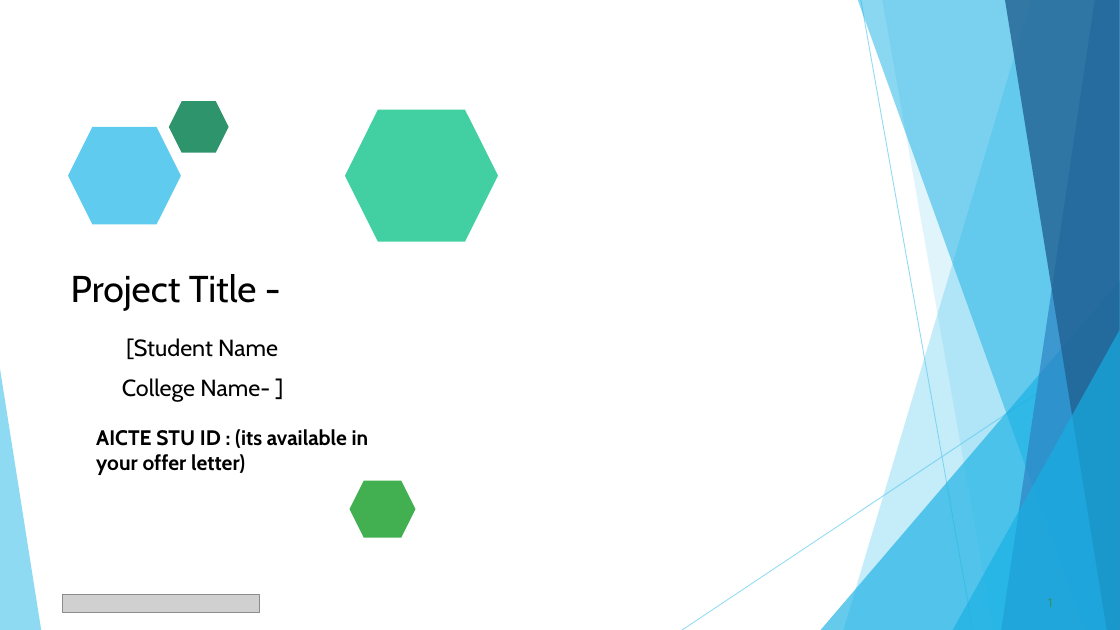
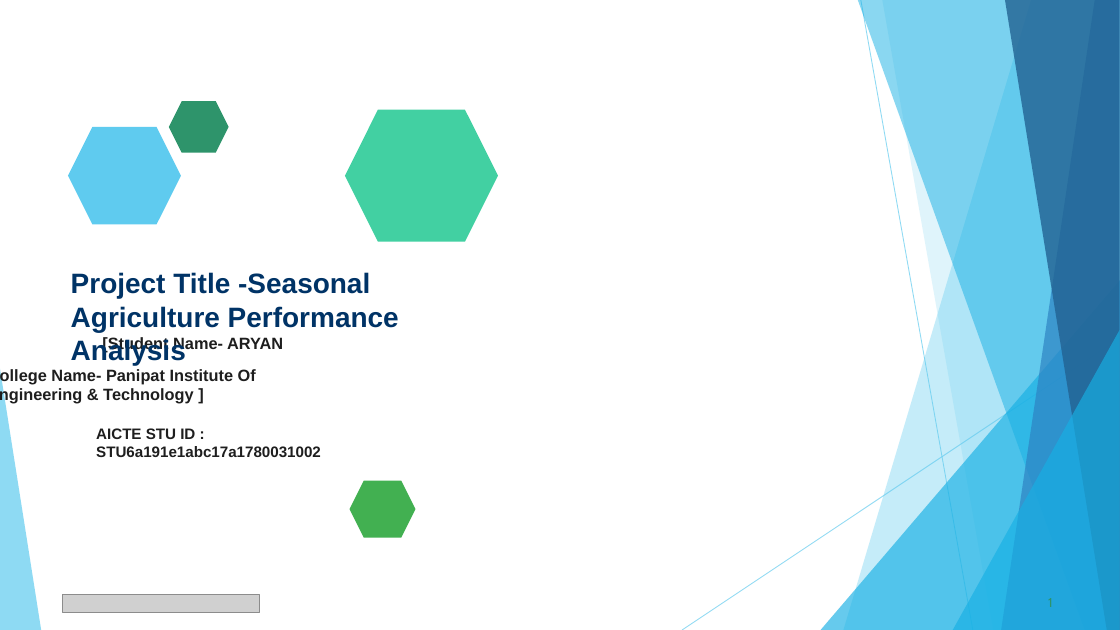
Before and after one commit to Aryan8182/Vois-data-analyticas-project, a slide deck: slide 1 of VOIS_Major_Project_PPT_Submission_Template.pptx. Drawn at 1120x630 pixels with LibreOffice and Linux fonts; fonts in the diff are those of the drawing; grey boxes stand for pictures. Boxes give left, top, right and bottom in pixels: in the first picture for what was removed or moved away, otherwise in the second. Text is boxed around its words. In the diff, an @@ line names an element or a change of style, - is before the commit and + after.

Commit message:
Update VOIS Major Project presentation template with complete project data, results, charts, and certificate

```diff
--- a/VOIS_Major_Project_PPT_Submission_Template.pptx
+++ b/VOIS_Major_Project_PPT_Submission_Template.pptx
@@ title at bbox=[71, 272, 399, 365]: text changed; size 32 to 24 pt; font Cabin to Arial; text colour #000000 to #003366; bold on @@
-Project Title -
+Project Title -Seasonal Agriculture Performance Analysis
@@ text at bbox=[51, 336, 283, 404]: text changed; size 20 to 14 pt; font Cabin to Arial; text colour #000000 to #1E1E1E; bold on @@
-[Student Name
-College Name- ]
+[Student Name- ARYAN
+College Name- Panipat Institute Of Engineering & Technology ]
@@ text at bbox=[96, 428, 321, 457]: text changed; size 18 to 13 pt; font Cabin to Arial; text colour #000000 to #1E1E1E @@
-AICTE STU ID : (its available in your offer letter)
+AICTE STU ID : STU6a191e1abc17a1780031002
```
Also in this commit, not shown: 8 other slides changed, 4 slides added, 4 slides removed.
